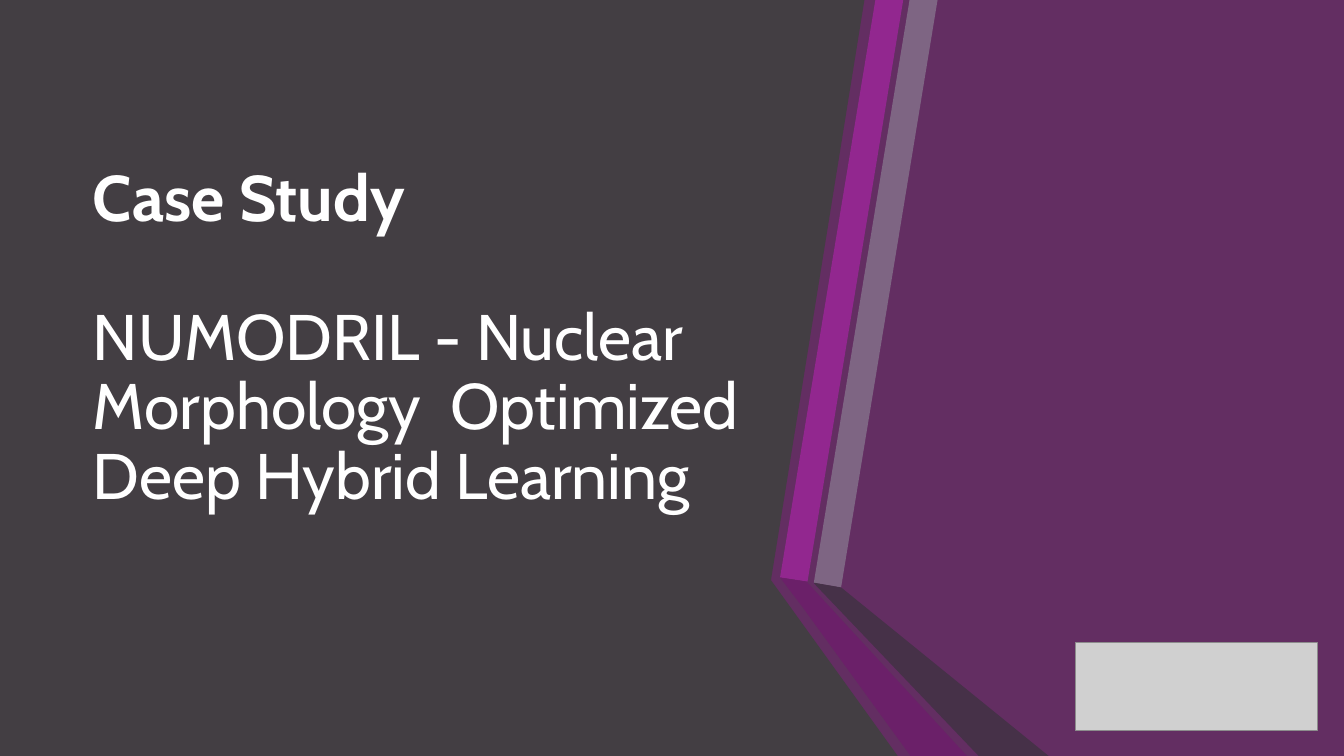
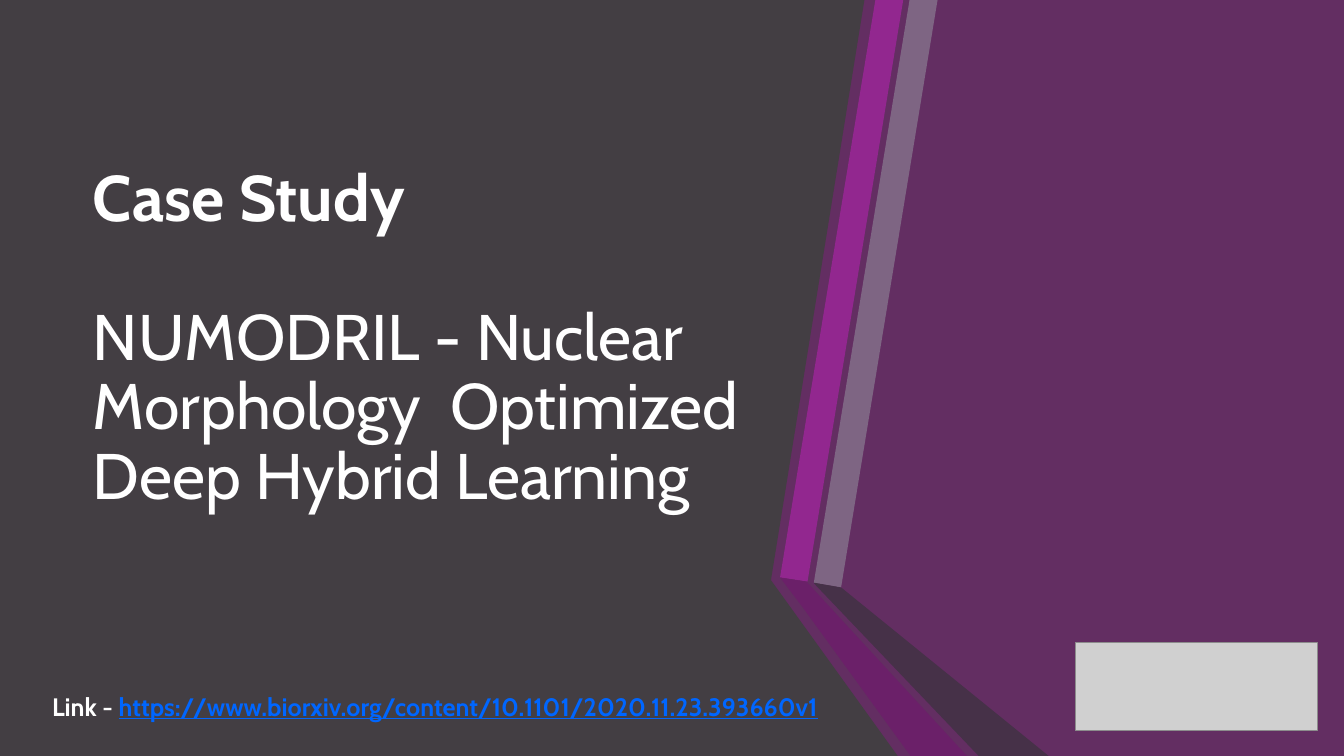
Before and after one commit to adib0073/NUMODRIL, a slide deck: slide 14 of Presentation/GIDS_2020.pptx. Drawn at 1344x756 pixels with LibreOffice and Linux fonts; fonts in the diff are those of the drawing; grey boxes stand for pictures. Boxes give left, top, right and bottom in pixels: in the first picture for what was removed or moved away, otherwise in the second. Text is boxed around its words. In the diff, an @@ line names an element or a change of style, - is before the commit and + after.

Commit message:
Updated presentation with paper link

```diff
--- a/Presentation/GIDS_2020.pptx
+++ b/Presentation/GIDS_2020.pptx
@@ text added at box(52, 697, 818, 722), 18 pt, text #0066FF, bold, underline @@
+Link - https://www.biorxiv.org/content/10.1101/2020.11.23.393660v1
```
Also in this commit, not shown: 7 other slides changed.
